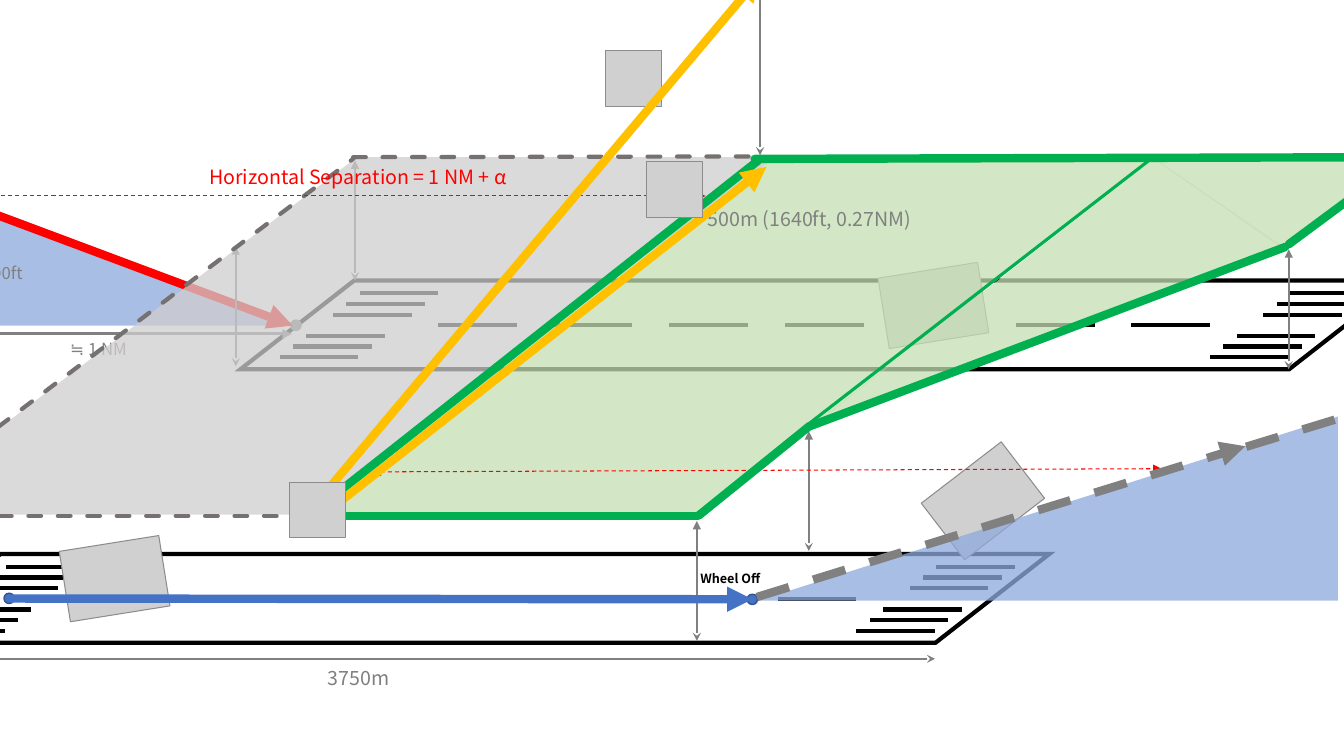
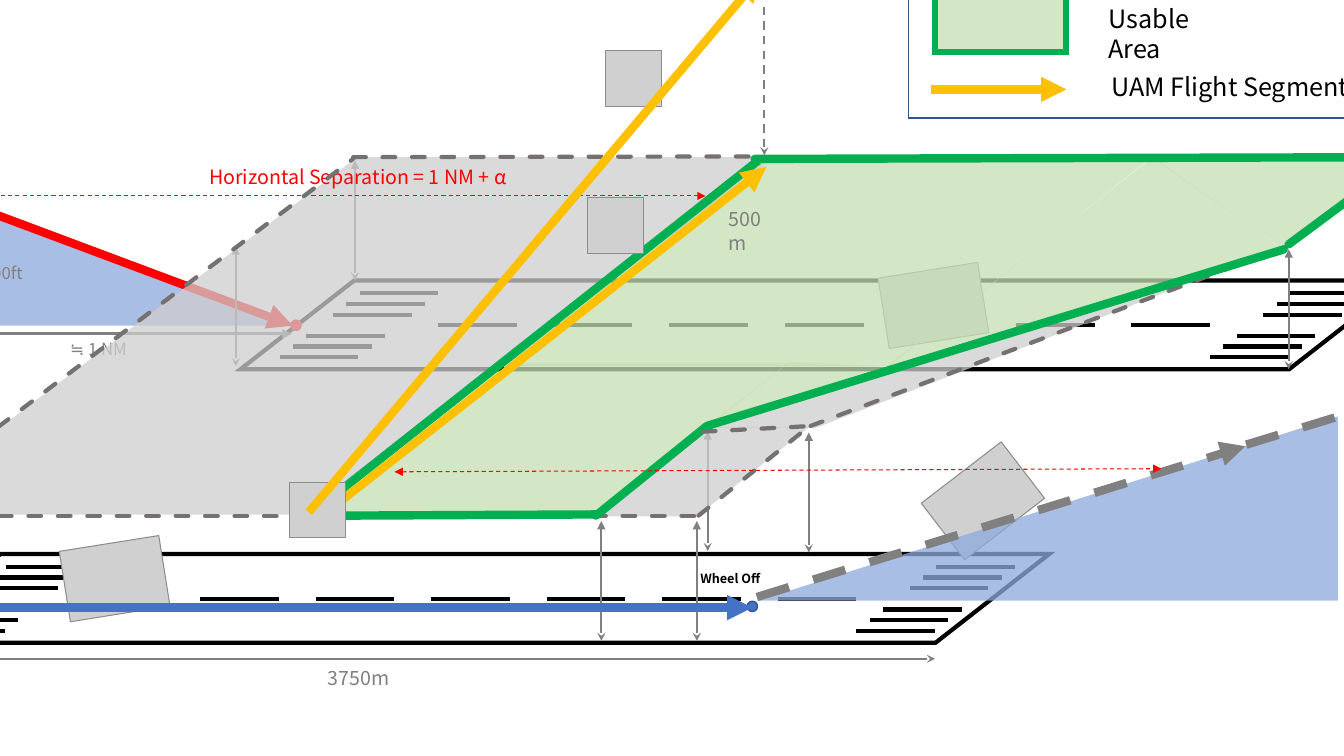
Before and after one commit to sanghyokhan/UAM_RWY-crossing, a slide deck: slide 15 of UAM runway crossing.pptx (slide 13 before the commit). Drawn at 1344x756 pixels with LibreOffice and Linux fonts; fonts in the diff are those of the drawing; grey boxes stand for pictures; background and template pictures are left out. Boxes give left, top, right and bottom in pixels: in the first picture for what was removed or moved away, otherwise in the second. Text is boxed around its words. In the diff, an @@ line names an element or a change of style, - is before the commit and + after.

```diff
--- a/UAM runway crossing.pptx
+++ b/UAM runway crossing.pptx
@@ double arrow moved from (760, 155) - (760, 0) to (764, 155) - (764, 0) @@
@@ double arrow (764, 155) - (764, 0): stroke #808080 1.5 pt to #808080 1.5 pt dashed @@
@@ triangle at (837,128,1287,376): proportions changed; rotation 339 to 343 degrees @@
@@ parallelogram: place and size @@
-parallelogram at (313,157,1152,515)
+parallelogram at (500,157,1152,367)
@@ picture: place and size @@
-picture at (647,161,703,217)
+picture at (588,198,643,253)
@@ text at (707,206,912,230): text changed @@
-500m (1640ft, 0.27NM)
+500m
@@ line moved from (800, 431) - (1154, 156) to (708, 425) - (1285, 249) @@
@@ line (708, 425) - (1285, 249): stroke #00B050 2.25 pt to #00B050 6 pt @@
@@ line (811, 426) - (1286, 247): stroke #00B050 6 pt to #767171 3 pt dashed @@
@@ ellipse at (291,321,301,331): fill #808080 to #FF0000; outline #808080 1 pt to #FF0000 1 pt @@
@@ line (699, 516) - (810, 426): stroke #00B050 6 pt to #767171 3 pt dashed @@
@@ group added at (325,0,1344,641): 3 lines, 2 double arrows, 2 rectangles, 2 texts, 2 parallelograms, 2 triangles, 1 arrow @@
+Usable Area
+UAM Flight Segment
@@ double arrow moved from (373, 472) - (1162, 469) to (394, 472) - (1162, 469) @@
@@ line moved from (309, 516) - (698, 516) to (309, 516) - (596, 514) @@
@@ ellipse removed at (4,594,14,604) @@
@@ arrow moved from (11, 599) - (752, 600) to (0, 608) - (752, 608) @@
@@ ellipse: place and size @@
-ellipse at (747,595,757,605)
+ellipse at (747,601,757,611)
```
Also in this commit, not shown: 5 other slides changed, 3 slides added, 2 slides removed, 17 other files.
